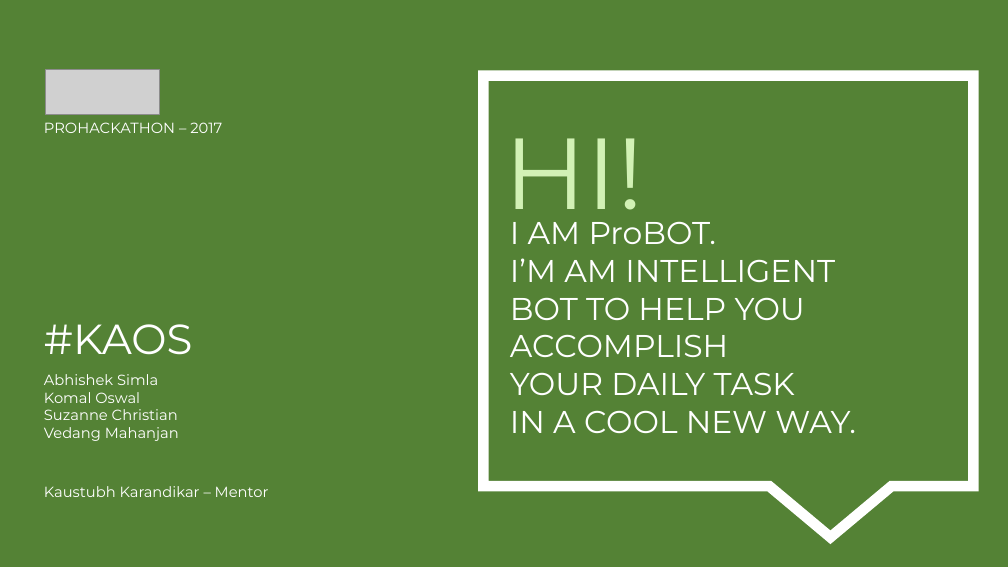
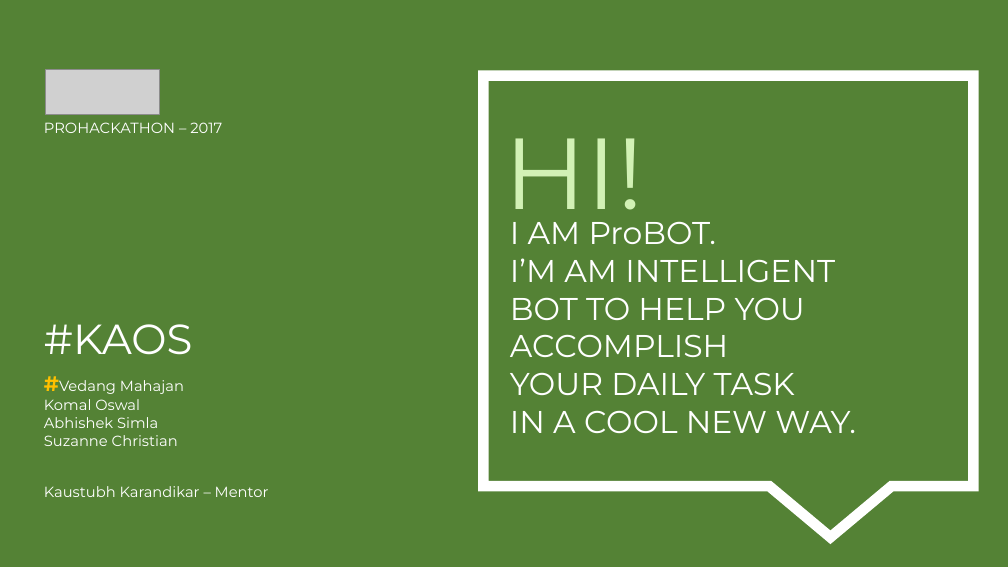
Before and after one commit to Vedang18/ProBOT, a slide deck: slide 1 of probot.pptx. Drawn at 1008x567 pixels with LibreOffice and Linux fonts; fonts in the diff are those of the drawing; grey boxes stand for pictures. Boxes give left, top, right and bottom in pixels: in the first picture for what was removed or moved away, otherwise in the second. Text is boxed around its words. In the diff, an @@ line names an element or a change of style, - is before the commit and + after.

Commit message:
Updated PPT

```diff
--- a/probot.pptx
+++ b/probot.pptx
@@ text at box(44, 380, 184, 410): paragraphs added @@
+#Vedang Mahajan
+Komal Oswal
@@ text at box(44, 392, 140, 403): paragraph removed @@
-Komal Oswal
@@ text at box(44, 427, 179, 441): paragraph removed @@
-Vedang Mahanjan
```
